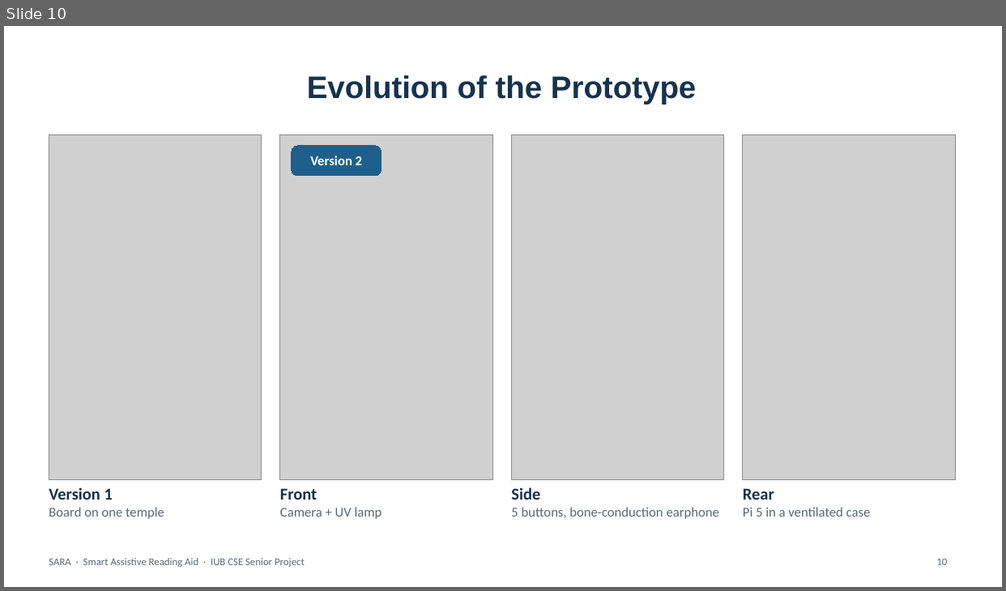
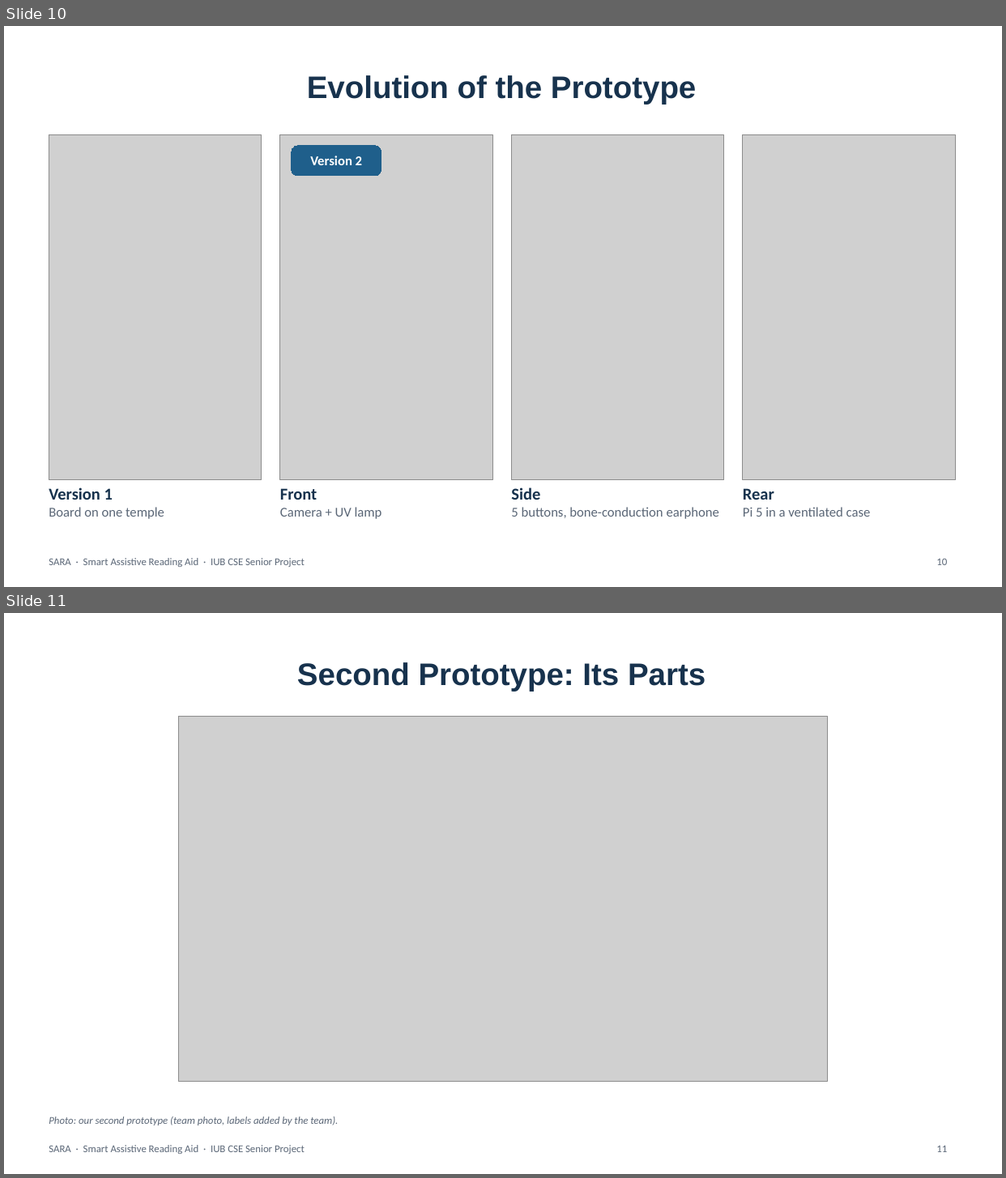
Before and after one commit to aflam330/Senior_project_wearable_glass_for_blind_people_using_ocr_and_ylo, a slide deck: Thesis Report and paper/thesis report/slides/SARA_Presentation.pptx. Shown one above the other, each under a label of ours: slide 10 before the commit, slides 10 and 11 after it. The pictures are 1006x591 and 1006x1178 pixels, drawn with LibreOffice and Linux fonts; fonts in the diff are those of the drawing; grey boxes stand for pictures; background and template pictures are left out. Boxes give left, top, right and bottom in pixels: in the first picture for what was removed or moved away, otherwise in the second. Text is boxed around its words. In the diff, an @@ line names an element or a change of style, - is before the commit and + after.

```diff
--- a/Thesis Report and paper/thesis report/slides/SARA_Presentation.pptx
+++ b/Thesis Report and paper/thesis report/slides/SARA_Presentation.pptx
@@ slide 11 added at box(4, 613, 1002, 1174), background picture (left out); not listed: 1 template element that a slide beside it also shows @@
@@ title added at box(297, 662, 705, 692), 30 pt, text #17324D, bold @@
+Second Prototype: Its Parts
@@ picture added at box(178, 717, 828, 1082) @@
@@ text added at box(49, 1117, 338, 1126), 10 pt, text #5B6777, italic @@
+Photo: our second prototype (team photo, labels added by the team).
@@ page number added at box(936, 1146, 947, 1152), 10 pt, text #5B6777 @@
+11
```
Also in this commit, not shown: 7 slides changed, 11 other files.
